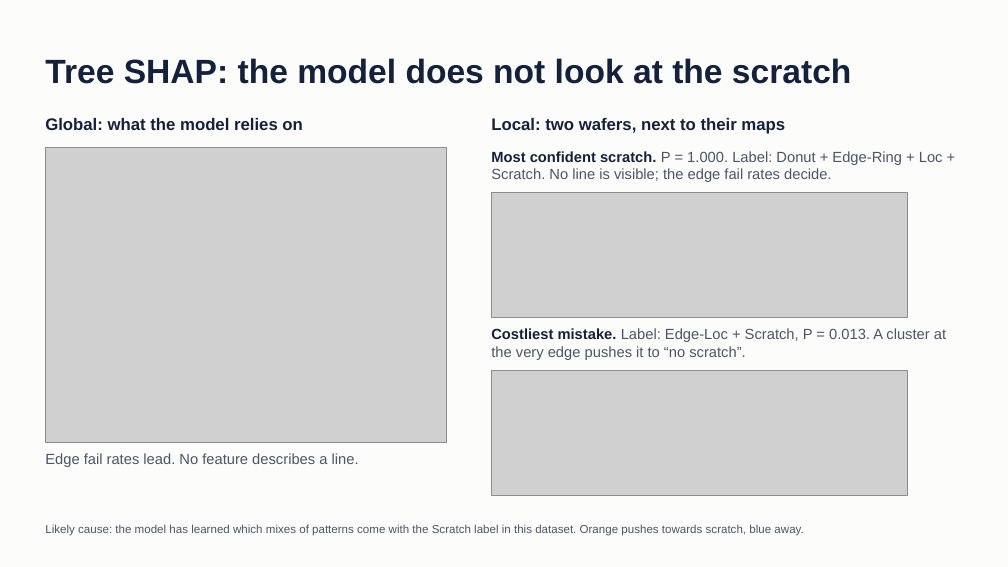
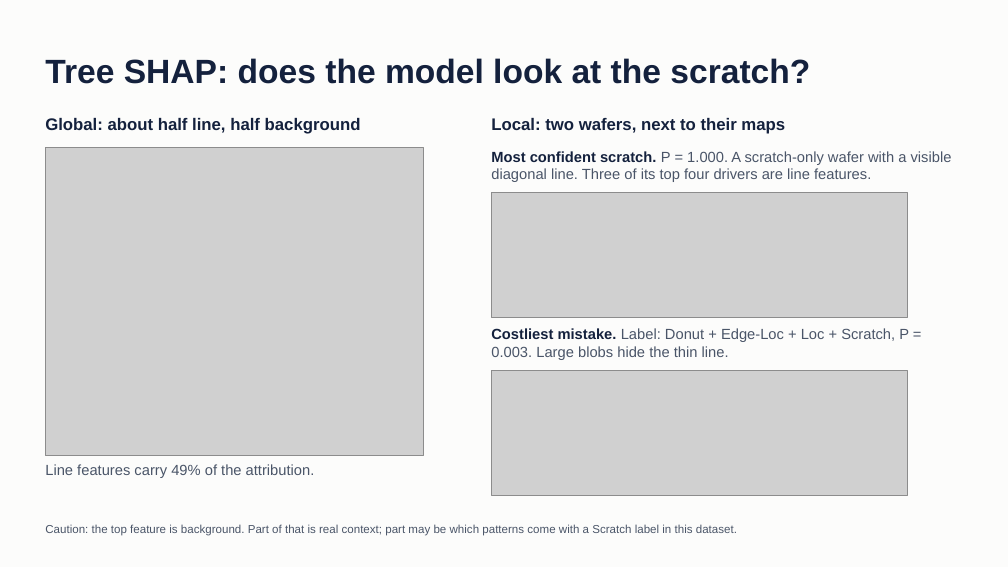
Before and after one commit to Ananya8576/dba5106-proj2, a slide deck: slide 5 of slides/Project2_Scratch_Detection.pptx. Drawn at 1008x567 pixels with LibreOffice and Linux fonts; fonts in the diff are those of the drawing; grey boxes stand for pictures. Boxes give left, top, right and bottom in pixels: in the first picture for what was removed or moved away, otherwise in the second. Text is boxed around its words. In the diff, an @@ line names an element or a change of style, - is before the commit and + after.

```diff
--- a/slides/Project2_Scratch_Detection.pptx
+++ b/slides/Project2_Scratch_Detection.pptx
@@ title at bbox=[45, 58, 810, 84]: text changed @@
-Tree SHAP: the model does not look at the scratch
+Tree SHAP: does the model look at the scratch?
@@ text at bbox=[45, 118, 361, 134]: text changed @@
-Global: what the model relies on
+Global: about half line, half background
@@ picture: place and size @@
-picture at bbox=[45, 147, 446, 442]
+picture at bbox=[45, 147, 423, 456]
@@ text at bbox=[491, 151, 952, 182]: text changed @@
-Most confident scratch. P = 1.000. Label: Donut + Edge-Ring + Loc + Scratch. No line is visible; the edge fail rates decide.
+Most confident scratch. P = 1.000. A scratch-only wafer with a visible diagonal line. Three of its top four drivers are line features.
@@ text at bbox=[491, 328, 909, 360]: text changed @@
-Costliest mistake. Label: Edge-Loc + Scratch, P = 0.013. A cluster at the very edge pushes it to “no scratch”.
+Costliest mistake. Label: Donut + Edge-Loc + Loc + Scratch, P = 0.003. Large blobs hide the thin line.
@@ text at bbox=[45, 464, 315, 478]: text changed @@
-Edge fail rates lead. No feature describes a line.
+Line features carry 49% of the attribution.
@@ text at bbox=[45, 524, 737, 536]: text changed @@
-Likely cause: the model has learned which mixes of patterns come with the Scratch label in this dataset. Orange pushes towards scratch, blue away.
+Caution: the top feature is background. Part of that is real context; part may be which patterns come with a Scratch label in this dataset.
```
Also in this commit, not shown: 4 other slides changed, 1 slide added, 1 slide removed, 36 other files.
